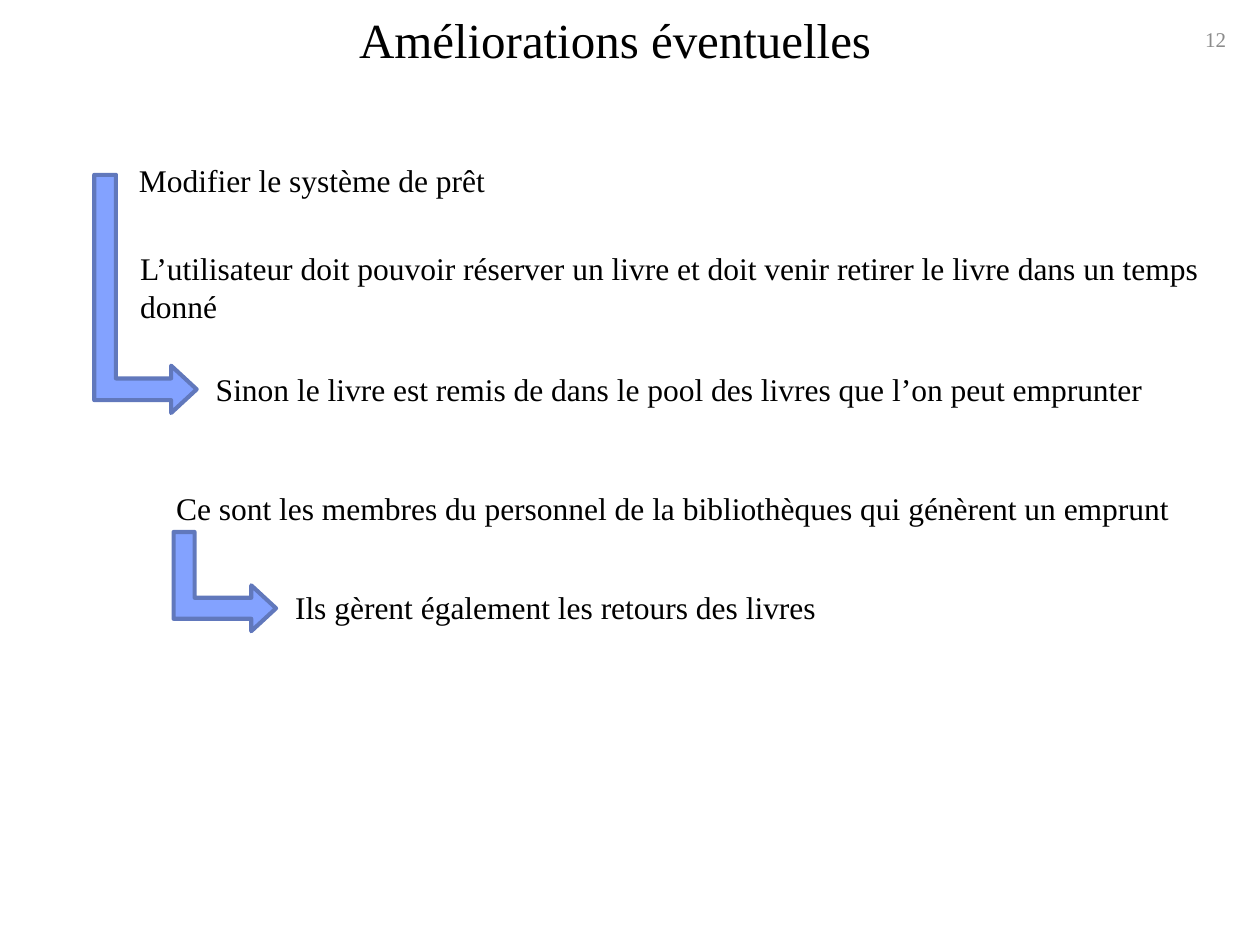
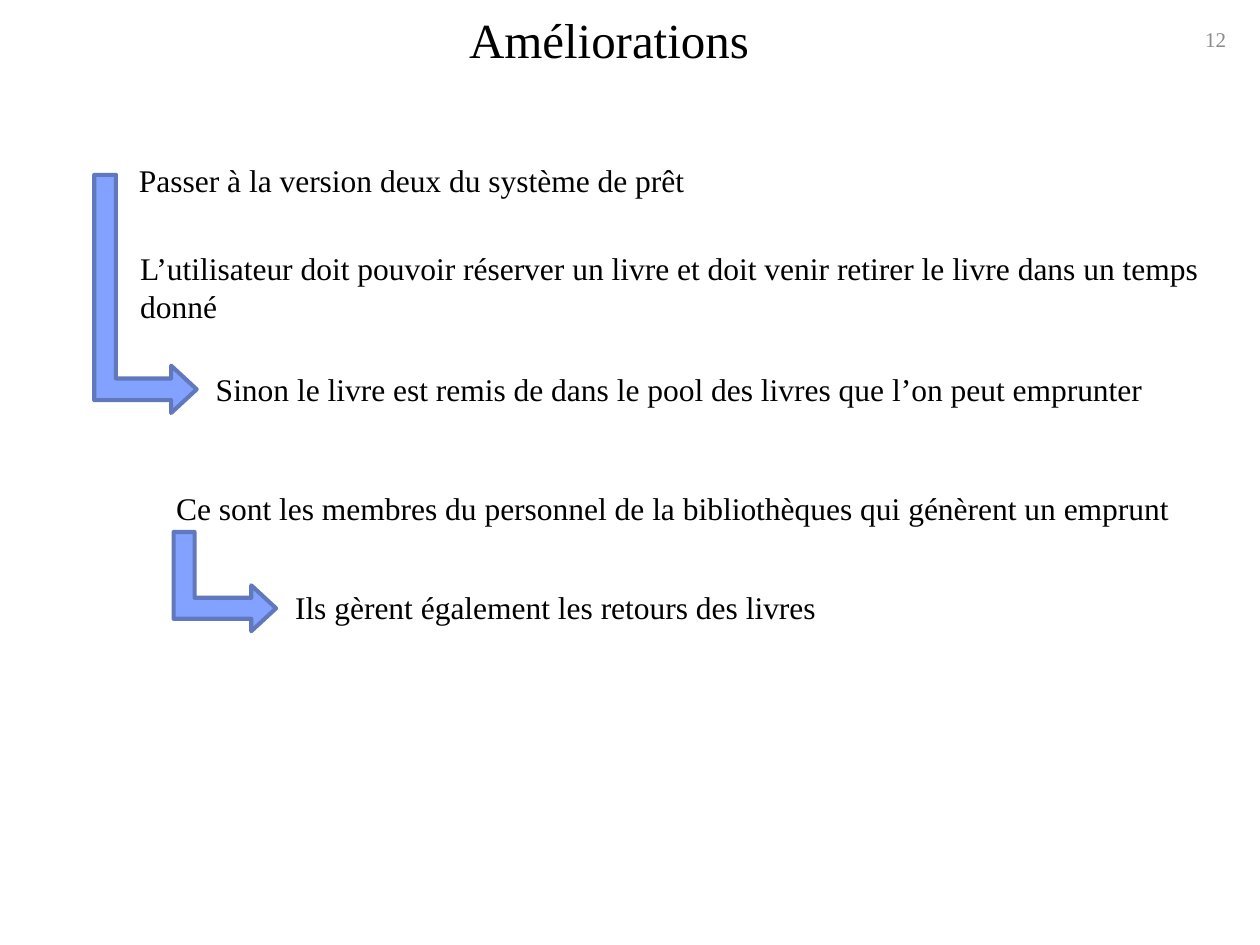
Before and after one commit to lorrainefritz/P7-Developper-le-nouveau-systeme-d-information-de-la-bibliotheque-d-une-grande-ville-, a slide deck: slide 12 of Présentation.pptx. Drawn at 1260x945 pixels with LibreOffice and Linux fonts; fonts in the diff are those of the drawing; background and template pictures are left out. Boxes give left, top, right and bottom in pixels: in the first picture for what was removed or moved away, otherwise in the second. Text is boxed around its words. In the diff, an @@ line names an element or a change of style, - is before the commit and + after.

```diff
--- a/Présentation.pptx
+++ b/Présentation.pptx
@@ text at bbox=[469, 24, 749, 59]: text changed @@
-Améliorations éventuelles
+Améliorations
@@ text at bbox=[139, 170, 684, 199]: text changed @@
-Modifier le système de prêt
+Passer à la version deux du système de prêt
```
Also in this commit, not shown: 1 other slide changed, 10 other files.
